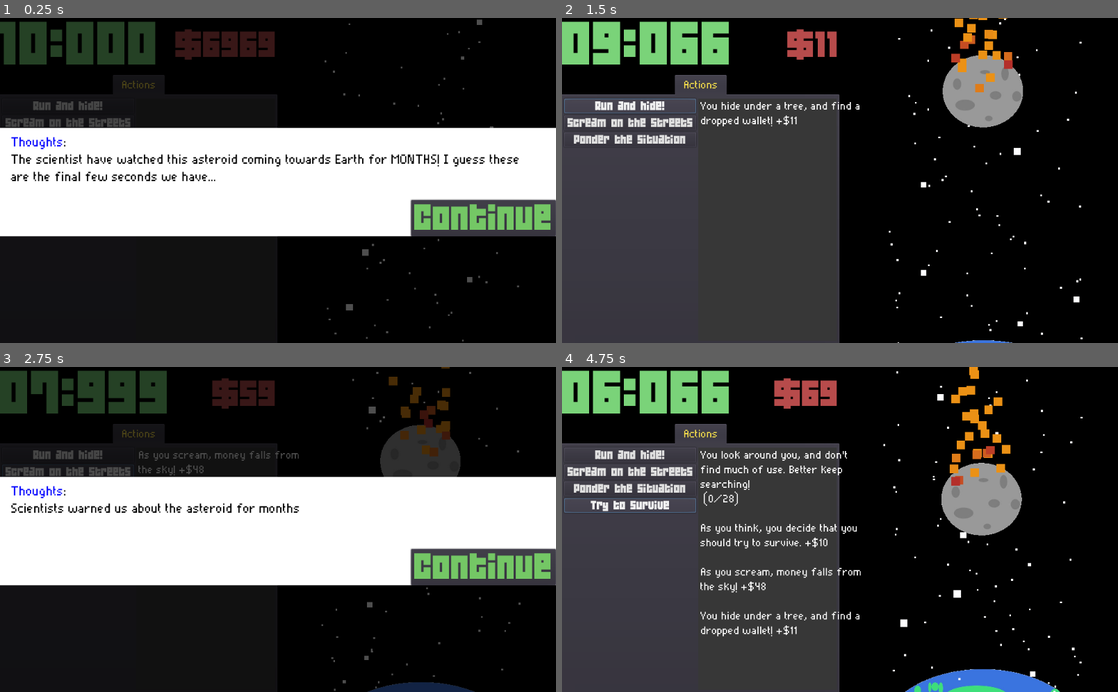
Above: before the commit, frames 1-4 (two rows, left to right).
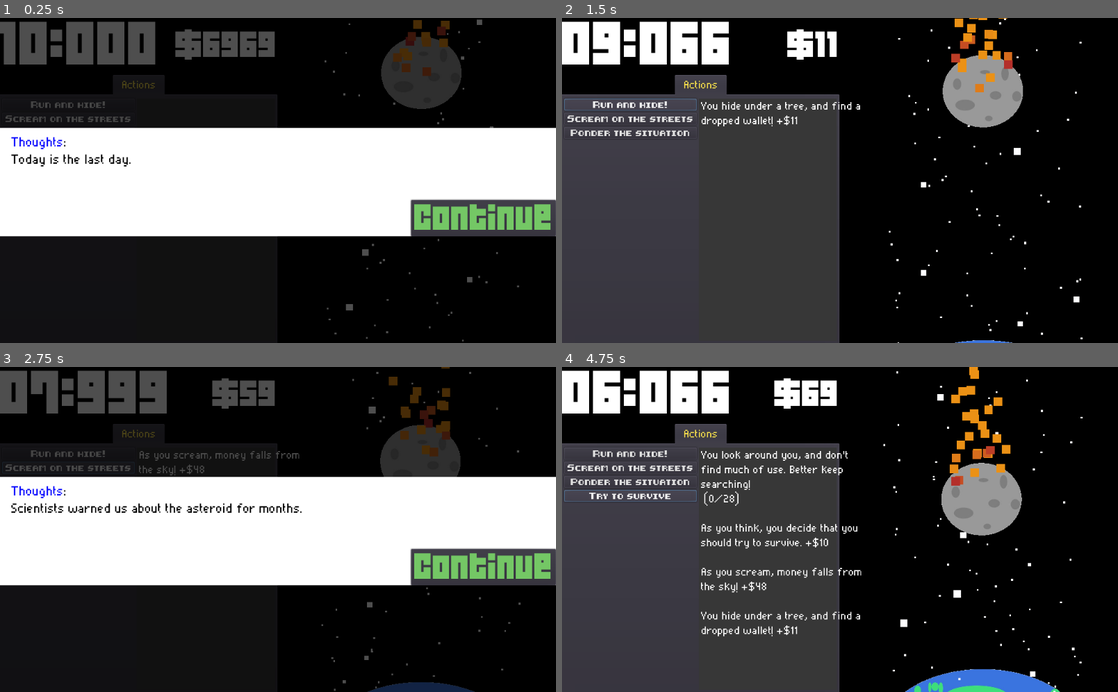
Above: after the commit, the same moments.

Repository: AngelOnFira/ludum-50
Game: Godot game, scene res://Main.tscn
Same seed, same stepped clock (60 frames per second), same inputs: the game is played once before the commit and once after it.
Inputs:
- Up to frame 1 (0.25 s): no input
- Up to frame 2 (1.5 s): click "Continue" at 0.5 s; click "Run and hide!" at 1.25 s
- Up to frame 3 (2.75 s): click "Scream on the streets" at 2 s
- Up to frame 4 (4.75 s): click "Continue" at 2.75 s; click "Ponder the situation" at 3.5 s; click "Try to survive" at 4.25 s

The runs differ from the first frame. In frame 1, 9.0% of the frame differs, in the area x 0-94%, y 0-51%; in frame 2, 5.8%; in frame 3, 4.6%; in frame 4, 8.0%.

Commit message:
Better initial story

Diff:
--- a/Assets/Fonts/Products.tres
+++ b/Assets/Fonts/Products.tres
@@ -1,7 +1,7 @@
 [gd_resource type="DynamicFont" load_steps=2 format=2]
 
-[ext_resource path="res://Assets/Fonts/04b/04B_19__.TTF" type="DynamicFontData" id=1]
+[ext_resource path="res://Assets/Fonts/8-bit-pixel-hud/8-bit-hud.ttf" type="DynamicFontData" id=1]
 
 [resource]
-size = 20
+size = 10
 font_data = ExtResource( 1 )
--- a/Intro.gd
+++ b/Intro.gd
@@ -18,7 +18,7 @@
 		blackboard.emit_signal(
 			"show_story",
 			"Thoughts",
-			"Scientists warned us about the asteroid for months"
+			"Scientists warned us about the asteroid for months."
 		)
 
 	if blackboard.timer < 6 * 1000 and shown[1] == false:
@@ -26,5 +26,5 @@
 		blackboard.emit_signal(
 			"show_story",
 			"Thoughts",
-			"Scientists have been warning about the asteroid for months"
+			"I guess these are the final few seconds we have..."
 		)
--- a/Main.gd
+++ b/Main.gd
@@ -64,7 +64,7 @@
 	blackboard.connect("reset_timeline", self, "reset_timeline_animations")
 
 	blackboard.emit_signal("reset_timeline")
-	blackboard.emit_signal("show_story", "Thoughts", "The scientist have watched this asteroid coming towards Earth for MONTHS! I guess these are the final few seconds we have...")
+	blackboard.emit_signal("show_story", "Thoughts", "Today is the last day.")
 
 
 # Called every frame. 'delta' is the elapsed time since the previous frame.
@@ -85,7 +85,8 @@
 	# If time runs out, reset the timer to 10 seconds
 	if blackboard.timer <= 0:
 
-		print(story_queue)
+		# Play the white screen animation
+		$GameCover/GameCoverAnimation.play("EndWorld")
 
 		# Run the reset function in blackboard
 		blackboard.reset_game()
--- a/Main.tscn
+++ b/Main.tscn
@@ -60,69 +60,45 @@
 
 [sub_resource type="Animation" id=11]
 length = 0.001
-tracks/0/type = "value"
-tracks/0/path = NodePath("../Asteroid:position")
-tracks/0/interp = 1
-tracks/0/loop_wrap = true
-tracks/0/imported = false
-tracks/0/enabled = true
-tracks/0/keys = {
-"times": PoolRealArray( 0 ),
-"transitions": PoolRealArray( 1 ),
-"update": 0,
-"values": [ Vector2( 805, 82 ) ]
+tracks/0/type = "bezier"
+tracks/0/path = NodePath(".:modulate:r")
+tracks/0/interp = 1
+tracks/0/loop_wrap = true
+tracks/0/imported = false
+tracks/0/enabled = true
+tracks/0/keys = {
+"points": PoolRealArray( 1, -0.25, 0, 0.25, 0 ),
+"times": PoolRealArray( 0 )
 }
 tracks/1/type = "bezier"
-tracks/1/path = NodePath("../LeftSide/LeftSidePanel/CurrencyBox/Timer:modulate:r")
+tracks/1/path = NodePath(".:modulate:g")
 tracks/1/interp = 1
 tracks/1/loop_wrap = true
 tracks/1/imported = false
 tracks/1/enabled = true
 tracks/1/keys = {
-"points": PoolRealArray( 0.439216, -0.25, 0, 0.25, 0 ),
+"points": PoolRealArray( 1, -0.25, 0, 0.25, 0 ),
 "times": PoolRealArray( 0 )
 }
 tracks/2/type = "bezier"
-tracks/2/path = NodePath("../LeftSide/LeftSidePanel/CurrencyBox/Timer:modulate:g")
+tracks/2/path = NodePath(".:modulate:b")
 tracks/2/interp = 1
 tracks/2/loop_wrap = true
 tracks/2/imported = false
 tracks/2/enabled = true
 tracks/2/keys = {
-"points": PoolRealArray( 0.815686, -0.25, 0, 0.25, 0 ),
+"points": PoolRealArray( 1, -0.25, 0, 0.25, 0 ),
 "times": PoolRealArray( 0 )
 }
 tracks/3/type = "bezier"
-tracks/3/path = NodePath("../LeftSide/LeftSidePanel/CurrencyBox/Timer:modulate:b")
+tracks/3/path = NodePath(".:a")
 tracks/3/interp = 1
 tracks/3/loop_wrap = true
 tracks/3/imported = false
 tracks/3/enabled = true
 tracks/3/keys = {
-"points": PoolRealArray( 0.435294, -0.25, 0, 0.25, 0 ),
-"times": PoolRealArray( 0 )
-}
-tracks/4/type = "bezier"
-tracks/4/path = NodePath("../LeftSide/LeftSidePanel/CurrencyBox/Timer:modulate:a")
-tracks/4/interp = 1
-tracks/4/loop_wrap = true
-tracks/4/imported = false
-tracks/4/enabled = true
-tracks/4/keys = {
 "points": PoolRealArray( 1, -0.25, 0, 0.25, 0 ),
 "times": PoolRealArray( 0 )
-}
-tracks/5/type = "value"
-tracks/5/path = NodePath("../LeftSide/LeftSidePanel/CurrencyBox/Money:modulate")
-tracks/5/interp = 1
-tracks/5/loop_wrap = true
-tracks/5/imported = false
-tracks/5/enabled = true
-tracks/5/keys = {
-"times": PoolRealArray( 0 ),
-"transitions": PoolRealArray( 1 ),
-"update": 0,
-"values": [ Color( 1, 1, 1, 1 ) ]
 }
 
 [sub_resource type="Animation" id=12]
@@ -141,127 +117,15 @@
 "values": [ Color( 1, 1, 1, 1 ), Color( 0.717647, 0.294118, 0.294118, 1 ), Color( 1, 1, 1, 1 ) ]
 }
 
-[sub_resource type="Animation" id=13]
-resource_name = "IncreaseTime"
-loop = true
-tracks/0/type = "bezier"
-tracks/0/path = NodePath("../LeftSide/LeftSidePanel/CurrencyBox/Timer:modulate:r")
-tracks/0/interp = 1
-tracks/0/loop_wrap = true
-tracks/0/imported = false
-tracks/0/enabled = true
-tracks/0/keys = {
-"points": PoolRealArray( 1, -0.25, 0, 0.25, 0, 0.439216, -0.25, 0, 0.25, 0, 1, -0.25, 0, 0.25, 0 ),
-"times": PoolRealArray( 0, 0.2, 1 )
-}
-tracks/1/type = "bezier"
-tracks/1/path = NodePath("../LeftSide/LeftSidePanel/CurrencyBox/Timer:modulate:g")
-tracks/1/interp = 1
-tracks/1/loop_wrap = true
-tracks/1/imported = false
-tracks/1/enabled = true
-tracks/1/keys = {
-"points": PoolRealArray( 1, -0.25, 0, 0.25, 0, 0.815686, -0.25, 0, 0.25, 0, 1, -0.25, 0, 0.25, 0 ),
-"times": PoolRealArray( 0, 0.2, 1 )
-}
-tracks/2/type = "bezier"
-tracks/2/path = NodePath("../LeftSide/LeftSidePanel/CurrencyBox/Timer:modulate:b")
-tracks/2/interp = 1
-tracks/2/loop_wrap = true
-tracks/2/imported = false
-tracks/2/enabled = true
-tracks/2/keys = {
-"points": PoolRealArray( 1, -0.25, 0, 0.25, 0, 0.435294, -0.25, 0, 0.25, 0, 1, -0.25, 0, 0.25, 0 ),
-"times": PoolRealArray( 0, 0.2, 1 )
-}
-tracks/3/type = "bezier"
-tracks/3/path = NodePath("../LeftSide/LeftSidePanel/CurrencyBox/Timer:modulate:a")
-tracks/3/interp = 1
-tracks/3/loop_wrap = true
-tracks/3/imported = false
-tracks/3/enabled = true
-tracks/3/keys = {
-"points": PoolRealArray( 1, -0.25, 0, 0.25, 0, 1, -0.25, 0, 0.25, 0, 1, -0.25, 0, 0.25, 0 ),
-"times": PoolRealArray( 0, 0.2, 1 )
-}
-
-[sub_resource type="Animation" id=14]
-resource_name = "MoveAsteroid"
-length = 10.0
-tracks/0/type = "value"
-tracks/0/path = NodePath("../Asteroid:position")
-tracks/0/interp = 1
-tracks/0/loop_wrap = true
-tracks/0/imported = false
-tracks/0/enabled = true
-tracks/0/keys = {
-"times": PoolRealArray( 0, 10 ),
-"transitions": PoolRealArray( 1, 1 ),
-"update": 0,
-"values": [ Vector2( 805, 82 ), Vector2( 814, 333 ) ]
-}
-
 [sub_resource type="Animation" id=15]
 length = 0.001
 tracks/0/type = "value"
-tracks/0/path = NodePath("../Asteroid:position")
-tracks/0/interp = 1
-tracks/0/loop_wrap = true
-tracks/0/imported = false
-tracks/0/enabled = true
-tracks/0/keys = {
-"times": PoolRealArray( 0 ),
-"transitions": PoolRealArray( 1 ),
-"update": 0,
-"values": [ Vector2( 805, 82 ) ]
-}
-tracks/1/type = "bezier"
-tracks/1/path = NodePath("../LeftSide/LeftSidePanel/CurrencyBox/Timer:modulate:r")
-tracks/1/interp = 1
-tracks/1/loop_wrap = true
-tracks/1/imported = false
-tracks/1/enabled = true
-tracks/1/keys = {
-"points": PoolRealArray( 0.439216, -0.25, 0, 0.25, 0 ),
-"times": PoolRealArray( 0 )
-}
-tracks/2/type = "bezier"
-tracks/2/path = NodePath("../LeftSide/LeftSidePanel/CurrencyBox/Timer:modulate:g")
-tracks/2/interp = 1
-tracks/2/loop_wrap = true
-tracks/2/imported = false
-tracks/2/enabled = true
-tracks/2/keys = {
-"points": PoolRealArray( 0.815686, -0.25, 0, 0.25, 0 ),
-"times": PoolRealArray( 0 )
-}
-tracks/3/type = "bezier"
-tracks/3/path = NodePath("../LeftSide/LeftSidePanel/CurrencyBox/Timer:modulate:b")
-tracks/3/interp = 1
-tracks/3/loop_wrap = true
-tracks/3/imported = false
-tracks/3/enabled = true
-tracks/3/keys = {
-"points": PoolRealArray( 0.435294, -0.25, 0, 0.25, 0 ),
-"times": PoolRealArray( 0 )
-}
-tracks/4/type = "bezier"
-tracks/4/path = NodePath("../LeftSide/LeftSidePanel/CurrencyBox/Timer:modulate:a")
-tracks/4/interp = 1
-tracks/4/loop_wrap = true
-tracks/4/imported = false
-tracks/4/enabled = true
-tracks/4/keys = {
-"points": PoolRealArray( 1, -0.25, 0, 0.25, 0 ),
-"times": PoolRealArray( 0 )
-}
-tracks/5/type = "value"
-tracks/5/path = NodePath("../LeftSide/LeftSidePanel/CurrencyBox/Money:modulate")
-tracks/5/interp = 1
-tracks/5/loop_wrap = true
-tracks/5/imported = false
-tracks/5/enabled = true
-tracks/5/keys = {
+tracks/0/path = NodePath(".:modulate")
+tracks/0/interp = 1
+tracks/0/loop_wrap = true
+tracks/0/imported = false
+tracks/0/enabled = true
+tracks/0/keys = {
 "times": PoolRealArray( 0 ),
 "transitions": PoolRealArray( 1 ),
 "update": 0,
@@ -313,71 +177,118 @@
 "times": PoolRealArray( 0 ),
 "transitions": PoolRealArray( 1 ),
 "update": 0,
-"values": [ Vector2( 805, 82 ) ]
-}
-tracks/1/type = "bezier"
-tracks/1/path = NodePath("../LeftSide/LeftSidePanel/CurrencyBox/Timer:modulate:r")
+"values": [ Vector2( 261, 101 ) ]
+}
+tracks/1/type = "value"
+tracks/1/path = NodePath("../EarthLarge:position")
 tracks/1/interp = 1
 tracks/1/loop_wrap = true
 tracks/1/imported = false
 tracks/1/enabled = true
 tracks/1/keys = {
-"points": PoolRealArray( 0.439216, -0.25, 0, 0.25, 0 ),
-"times": PoolRealArray( 0 )
+"times": PoolRealArray( 0 ),
+"transitions": PoolRealArray( 1 ),
+"update": 0,
+"values": [ Vector2( 242, 728 ) ]
+}
+
+[sub_resource type="Animation" id=16]
+resource_name = "EndWorld"
+loop = true
+tracks/0/type = "bezier"
+tracks/0/path = NodePath(".:color:r")
+tracks/0/interp = 1
+tracks/0/loop_wrap = true
+tracks/0/imported = false
+tracks/0/enabled = true
+tracks/0/keys = {
+"points": PoolRealArray( 1, -0.25, 0, 0.25, 0, 1, -0.25, 0, 0.25, 0 ),
+"times": PoolRealArray( 0, 1 )
+}
+tracks/1/type = "bezier"
+tracks/1/path = NodePath(".:color:g")
+tracks/1/interp = 1
+tracks/1/loop_wrap = true
+tracks/1/imported = false
+tracks/1/enabled = true
+tracks/1/keys = {
+"points": PoolRealArray( 1, -0.25, 0, 0.25, 0, 1, -0.25, 0, 0.25, 0 ),
+"times": PoolRealArray( 0, 1 )
 }
 tracks/2/type = "bezier"
-tracks/2/path = NodePath("../LeftSide/LeftSidePanel/CurrencyBox/Timer:modulate:g")
+tracks/2/path = NodePath(".:color:b")
 tracks/2/interp = 1
 tracks/2/loop_wrap = true
 tracks/2/imported = false
 tracks/2/enabled = true
 tracks/2/keys = {
-"points": PoolRealArray( 0.815686, -0.25, 0, 0.25, 0 ),
-"times": PoolRealArray( 0 )
+"points": PoolRealArray( 1, -0.25, 0, 0.25, 0, 1, -0.25, 0, 0.25, 0 ),
+"times": PoolRealArray( 0, 1 )
 }
 tracks/3/type = "bezier"
-tracks/3/path = NodePath("../LeftSide/LeftSidePanel/CurrencyBox/Timer:modulate:b")
+tracks/3/path = NodePath(".:color:a")
 tracks/3/interp = 1
 tracks/3/loop_wrap = true
 tracks/3/imported = false
 tracks/3/enabled = true
 tracks/3/keys = {
-"points": PoolRealArray( 0.435294, -0.25, 0, 0.25, 0 ),
+"points": PoolRealArray( 0, -0.25, 0, 0.9, 0.122275, 1, -0.25, 0, 0.25, 0 ),
+"times": PoolRealArray( 0, 1 )
+}
+
+[sub_resource type="Animation" id=17]
+length = 0.001
+tracks/0/type = "value"
+tracks/0/path = NodePath(".:color")
+tracks/0/interp = 1
+tracks/0/loop_wrap = true
+tracks/0/imported = false
+tracks/0/enabled = true
+tracks/0/keys = {
+"times": PoolRealArray( 0 ),
+"transitions": PoolRealArray( 1 ),
+"update": 0,
+"values": [ Color( 1, 1, 1, 1 ) ]
+}
+tracks/1/type = "bezier"
+tracks/1/path = NodePath(".:color:r")
+tracks/1/interp = 1
+tracks/1/loop_wrap = true
+tracks/1/imported = false
+tracks/1/enabled = true
+tracks/1/keys = {
+"points": PoolRealArray( 1, -0.25, 0, 0.25, 0 ),
+"times": PoolRealArray( 0 )
+}
+tracks/2/type = "bezier"
+tracks/2/path = NodePath(".:color:g")
+tracks/2/interp = 1
+tracks/2/loop_wrap = true
+tracks/2/imported = false
+tracks/2/enabled = true
+tracks/2/keys = {
+"points": PoolRealArray( 1, -0.25, 0, 0.25, 0 ),
+"times": PoolRealArray( 0 )
+}
+tracks/3/type = "bezier"
+tracks/3/path = NodePath(".:color:b")
+tracks/3/interp = 1
+tracks/3/loop_wrap = true
+tracks/3/imported = false
+tracks/3/enabled = true
+tracks/3/keys = {
+"points": PoolRealArray( 1, -0.25, 0, 0.25, 0 ),
 "times": PoolRealArray( 0 )
 }
 tracks/4/type = "bezier"
-tracks/4/path = NodePath("../LeftSide/LeftSidePanel/CurrencyBox/Timer:modulate:a")
+tracks/4/path = NodePath(".:color:a")
 tracks/4/interp = 1
 tracks/4/loop_wrap = true
 tracks/4/imported = false
 tracks/4/enabled = true
 tracks/4/keys = {
-"points": PoolRealArray( 1, -0.25, 0, 0.25, 0 ),
-"times": PoolRealArray( 0 )
-}
-tracks/5/type = "value"
-tracks/5/path = NodePath("../LeftSide/LeftSidePanel/CurrencyBox/Money:modulate")
-tracks/5/interp = 1
-tracks/5/loop_wrap = true
-tracks/5/imported = false
-tracks/5/enabled = true
-tracks/5/keys = {
-"times": PoolRealArray( 0 ),
-"transitions": PoolRealArray( 1 ),
-"update": 0,
-"values": [ Color( 1, 1, 1, 1 ) ]
-}
-tracks/6/type = "value"
-tracks/6/path = NodePath("../EarthLarge:position")
-tracks/6/interp = 1
-tracks/6/loop_wrap = true
-tracks/6/imported = false
-tracks/6/enabled = true
-tracks/6/keys = {
-"times": PoolRealArray( 0 ),
-"transitions": PoolRealArray( 1 ),
-"update": 0,
-"values": [ Vector2( 242, 728 ) ]
+"points": PoolRealArray( 0, -0.25, 0, 0.25, 0 ),
+"times": PoolRealArray( 0 )
 }
 
 [node name="Main" type="Control"]
@@ -409,7 +320,6 @@
 margin_bottom = 101.0
 
 [node name="Timer" type="Label" parent="MainScreenDivision/LeftSide/LeftSidePanel/CurrencyBox"]
-modulate = Color( 0.479124, 0.828803, 0.475481, 1 )
 margin_right = 293.0
 margin_bottom = 101.0
 custom_fonts/font = ExtResource( 6 )
@@ -420,7 +330,6 @@
 anims/RESET = SubResource( 11 )
 
 [node name="Money" type="Label" parent="MainScreenDivision/LeftSide/LeftSidePanel/CurrencyBox"]
-modulate = Color( 0.717647, 0.294118, 0.294118, 1 )
 margin_left = 297.0
 margin_top = 20.0
 margin_right = 510.0
@@ -433,8 +342,6 @@
 
 [node name="MoneyAnimation" type="AnimationPlayer" parent="MainScreenDivision/LeftSide/LeftSidePanel/CurrencyBox/Money"]
 anims/DecreaseMoney = SubResource( 12 )
-anims/IncreaseTime = SubResource( 13 )
-anims/MoveAsteroid = SubResource( 14 )
 anims/RESET = SubResource( 15 )
 
 [node name="TabContainer" type="TabContainer" parent="MainScreenDivision/LeftSide/LeftSidePanel"]
@@ -460,26 +367,26 @@
 anchor_bottom = 1.0
 
 [node name="LeftPanel" type="VBoxContainer" parent="MainScreenDivision/LeftSide/LeftSidePanel/TabContainer/Actions/HBoxContainer"]
-margin_right = 243.0
+margin_right = 244.0
 margin_bottom = 447.0
 
 [node name="Hide1" type="Button" parent="MainScreenDivision/LeftSide/LeftSidePanel/TabContainer/Actions/HBoxContainer/LeftPanel"]
-margin_right = 243.0
-margin_bottom = 27.0
+margin_right = 244.0
+margin_bottom = 22.0
 custom_fonts/font = ExtResource( 7 )
 text = "Run and hide!"
 
 [node name="Hide2" type="Button" parent="MainScreenDivision/LeftSide/LeftSidePanel/TabContainer/Actions/HBoxContainer/LeftPanel"]
-margin_top = 31.0
-margin_right = 243.0
-margin_bottom = 58.0
+margin_top = 26.0
+margin_right = 244.0
+margin_bottom = 48.0
 custom_fonts/font = ExtResource( 7 )
 text = "Scream on the streets"
 
 [node name="Hide3" type="Button" parent="MainScreenDivision/LeftSide/LeftSidePanel/TabContainer/Actions/HBoxContainer/LeftPanel"]
-margin_top = 62.0
-margin_right = 243.0
-margin_bottom = 89.0
+margin_top = 52.0
+margin_right = 244.0
+margin_bottom = 74.0
 custom_fonts/font = ExtResource( 7 )
 text = "Ponder the situation"
 
@@ -500,7 +407,7 @@
 text = "Try to survive"
 
 [node name="LogBG" type="ColorRect" parent="MainScreenDivision/LeftSide/LeftSidePanel/TabContainer/Actions/HBoxContainer"]
-margin_left = 247.0
+margin_left = 248.0
 margin_right = 502.0
 margin_bottom = 447.0
 size_flags_horizontal = 3
@@ -628,7 +535,7 @@
 
 [node name="Asteroid" type="Sprite" parent="MainScreenDivision/RightSide"]
 material = ExtResource( 13 )
-position = Vector2( 805, 82 )
+position = Vector2( 261, 101 )
 scale = Vector2( 0.542493, 0.533846 )
 texture = ExtResource( 3 )
 
@@ -650,6 +557,7 @@
 anims/RESET = SubResource( 9 )
 
 [node name="GreyOutScreen" type="ColorRect" parent="."]
+visible = false
 anchor_right = 1.0
 anchor_bottom = 1.0
 color = Color( 0, 0, 0, 0.694118 )
@@ -695,11 +603,22 @@
 [node name="Story" type="Control" parent="."]
 margin_right = 40.0
 margin_bottom = 40.0
+mouse_filter = 2
 
 [node name="Intro" type="Control" parent="Story"]
 margin_right = 40.0
 margin_bottom = 40.0
 script = ExtResource( 14 )
+
+[node name="GameCover" type="ColorRect" parent="."]
+anchor_right = 1.0
+anchor_bottom = 1.0
+mouse_filter = 2
+color = Color( 1, 1, 1, 0 )
+
+[node name="GameCoverAnimation" type="AnimationPlayer" parent="GameCover"]
+anims/EndWorld = SubResource( 16 )
+anims/RESET = SubResource( 17 )
 
 [connection signal="pressed" from="MainScreenDivision/LeftSide/LeftSidePanel/TabContainer/Actions/HBoxContainer/LeftPanel/Hide1" to="MainScreenDivision/LeftSide/LeftSidePanel/TabContainer/Actions" method="_on_Hide_pressed" binds= [ 1 ]]
 [connection signal="pressed" from="MainScreenDivision/LeftSide/LeftSidePanel/TabContainer/Actions/HBoxContainer/LeftPanel/Hide2" to="MainScreenDivision/LeftSide/LeftSidePanel/TabContainer/Actions" method="_on_Hide_pressed" binds= [ 2 ]]
Binary file added: Assets/Fonts/8-bit-pixel-hud/8-bit-hud.ttf
Not shown, added: Assets/Fonts/8-bit-pixel-hud/license.txt
Not shown, added: Assets/Fonts/8-bit-pixel-hud/readme.txt
Binary file added: Assets/Fonts/l-pixel/I-pixel-u.ttf
Not shown, added: PLAYTESTERS.md
